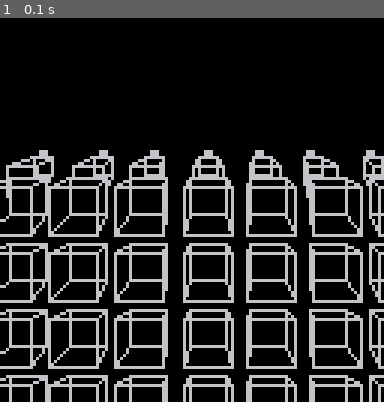
Above: before the commit, frame 1.
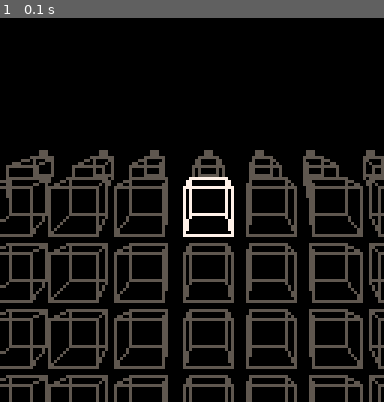
Above: after the commit, the same moment.

Repository: abemassry/dimensional-jump
Game: PICO-8 cartridge 3d_2.p8
Two runs of this game, one before a commit and one after it. Both use one fixed random seed, a clock stepped at 60 frames per second and the inputs below.
Inputs:
- Up to frame 1 (0.1 s): no input

The runs differ from the first frame. In frame 1, 19% of the frame differs, in the area x 0-100%, y 34-100%.

Commit message:
work on moving cubes

Diff:
--- a/3d_2.p8
+++ b/3d_2.p8
@@ -66,35 +66,39 @@
 		ydiff = -17 + (i * 20)
 		zdiff = 7
 		depth = 2
-		setup_block(64+57,64+ydiff,zdiff,depth,12,6)
-		setup_block(64+37,64+ydiff,zdiff,depth,10,6)
-		setup_block(64+20,64+ydiff,zdiff,depth,8,6)
-		setup_block(64+3,64+ydiff,zdiff,depth,7,6)
-		setup_block(64-15,64+ydiff,zdiff,depth,4,6)
-		setup_block(64-32,64+ydiff,zdiff,depth,2,6)
-		setup_block(64-52,64+ydiff,zdiff,depth,0,6)
+		setup_block(64+57,64+ydiff,zdiff,depth,12,5)
+		setup_block(64+37,64+ydiff,zdiff,depth,10,5)
+		setup_block(64+20,64+ydiff,zdiff,depth,8,5)
+		setup_block(64+3,64+ydiff,zdiff,depth,7,5)
+		setup_block(64-15,64+ydiff,zdiff,depth,4,5)
+		setup_block(64-32,64+ydiff,zdiff,depth,2,5)
+		setup_block(64-52,64+ydiff,zdiff,depth,0,5)
 	end
 	for i=0,0 do
 		ydiff = -10 + (i * 20)
 		zdiff = 3
-		setup_block(64+55,64+ydiff,zdiff,5,12,6)
-		setup_block(64+35,64+ydiff,zdiff,5,10,6)
-		setup_block(64+18,64+ydiff,zdiff,5,8,6)
-		setup_block(64,64+ydiff,zdiff,5,7,6)
-		setup_block(64-18,64+ydiff,zdiff,5,4,6)
-		setup_block(64-35,64+ydiff,zdiff,5,2,6)
-		setup_block(64-55,64+ydiff,zdiff,5,0,6)
+		setup_block(64+55,64+ydiff,zdiff,5,12,5)
+		setup_block(64+35,64+ydiff,zdiff,5,10,5)
+		setup_block(64+18,64+ydiff,zdiff,5,8,5)
+		setup_block(64,64+ydiff,zdiff,5,7,5)
+		setup_block(64-18,64+ydiff,zdiff,5,4,5)
+		setup_block(64-35,64+ydiff,zdiff,5,2,5)
+		setup_block(64-55,64+ydiff,zdiff,5,0,5)
 	end
 	for j=0,3 do
 		i=0
 		ydiff = j*22
-		setup_block(64+60,64+ydiff,i,5,12,6)
-		setup_block(64+40,64+ydiff,i,5,10,6)
-		setup_block(64+20,64+ydiff,i,5,8,6)
-		setup_block(64,64+ydiff,i,5,7,6)
-		setup_block(64-20,64+ydiff,i,5,4,6)
-		setup_block(64-40,64+ydiff,i,5,2,6)
-		setup_block(64-60,64+ydiff,i,5,0,6)
+		setup_block(64+60,64+ydiff,i,5,12,5)
+		setup_block(64+40,64+ydiff,i,5,10,5)
+		setup_block(64+20,64+ydiff,i,5,8,5)
+		if j == 0 then
+			setup_block(64,64+ydiff,i,5,7,7)
+		else
+			setup_block(64,64+ydiff,i,5,7,5)
+		end
+		setup_block(64-20,64+ydiff,i,5,4,5)
+		setup_block(64-40,64+ydiff,i,5,2,5)
+		setup_block(64-60,64+ydiff,i,5,0,5)
 	end
 
 end
